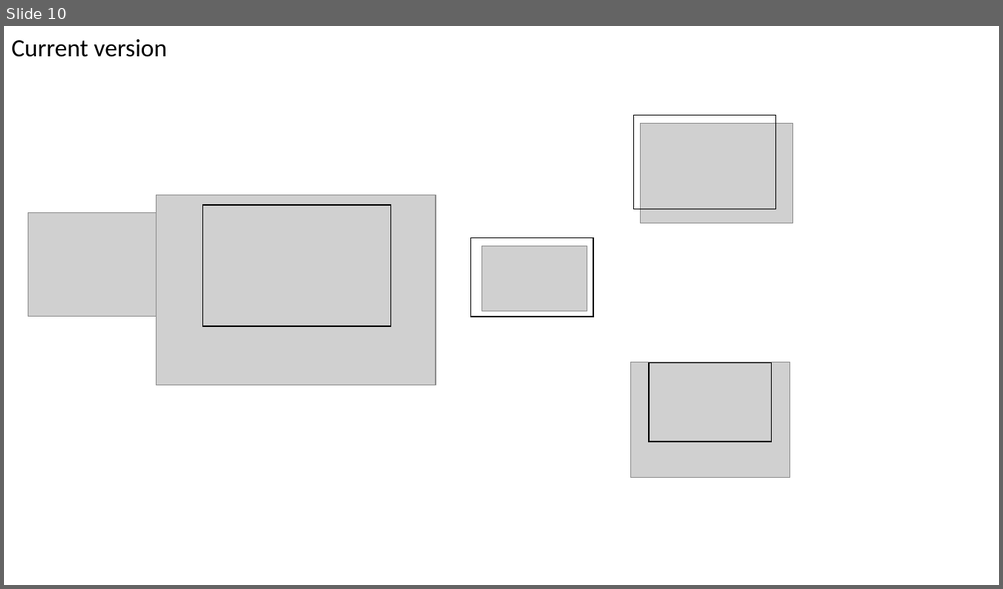
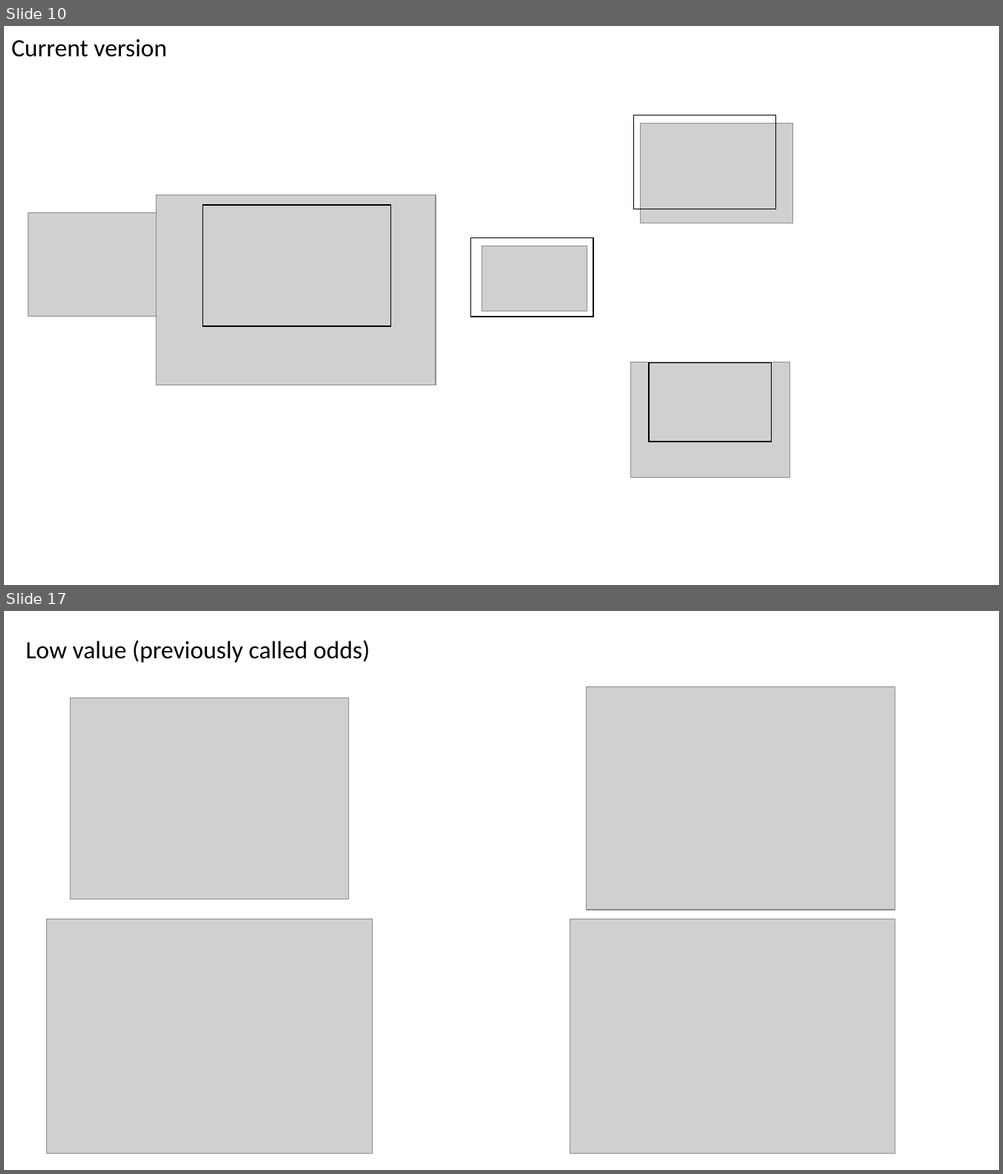
Before and after one commit to gpagnier/rampAnalysis, a slide deck: ShenhavLabMeeting10.29.pptx. Shown one above the other, each under a label of ours: slide 10 before the commit, slides 10 and 17 after it; the slides between them are not shown. The pictures are 1003x589 and 1003x1174 pixels, drawn with LibreOffice and Linux fonts; fonts in the diff are those of the drawing; grey boxes stand for pictures. Boxes give left, top, right and bottom in pixels: in the first picture for what was removed or moved away, otherwise in the second. Text is boxed around its words. In the diff, an @@ line names an element or a change of style, - is before the commit and + after.

```diff
--- a/ShenhavLabMeeting10.29.pptx
+++ b/ShenhavLabMeeting10.29.pptx
@@ slide 17 added at (x1=4, y1=611, x2=999, y2=1170), background #FFFFFF @@
@@ title added at (x1=25, y1=640, x2=370, y2=663), 24 pt, text #000000 @@
+Low value (previously called odds)
@@ picture added at (x1=71, y1=698, x2=350, y2=900) @@
@@ picture added at (x1=586, y1=687, x2=895, y2=910) @@
@@ picture added at (x1=46, y1=919, x2=372, y2=1154) @@
@@ picture added at (x1=569, y1=919, x2=895, y2=1154) @@
```
Also in this commit, not shown: 3 slides changed, 12 other slides added, 2 slides removed, 3 other files.
